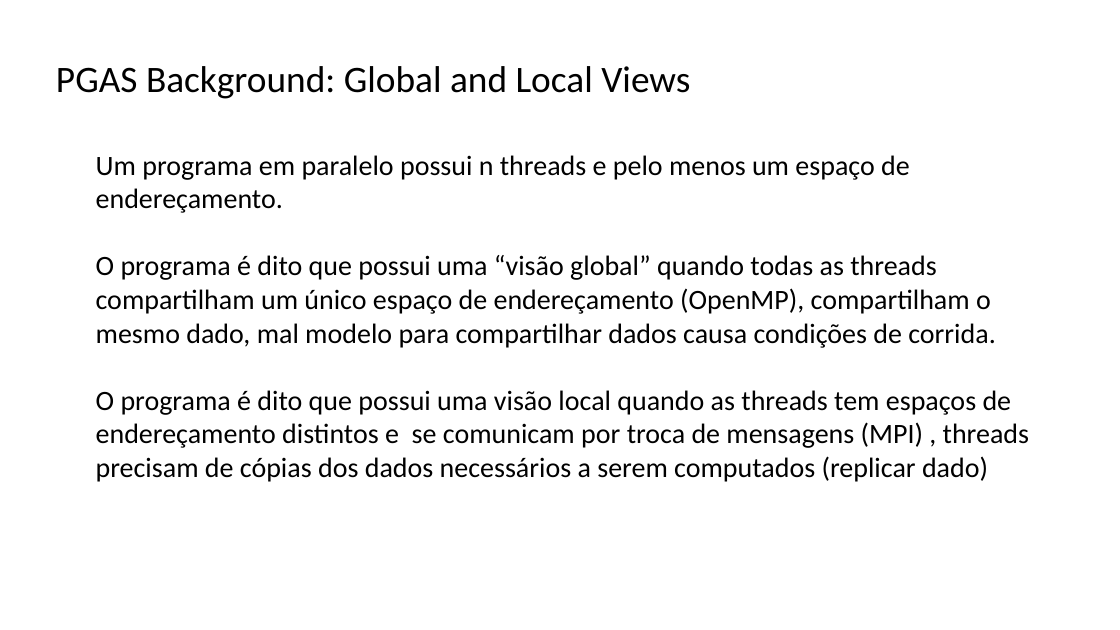
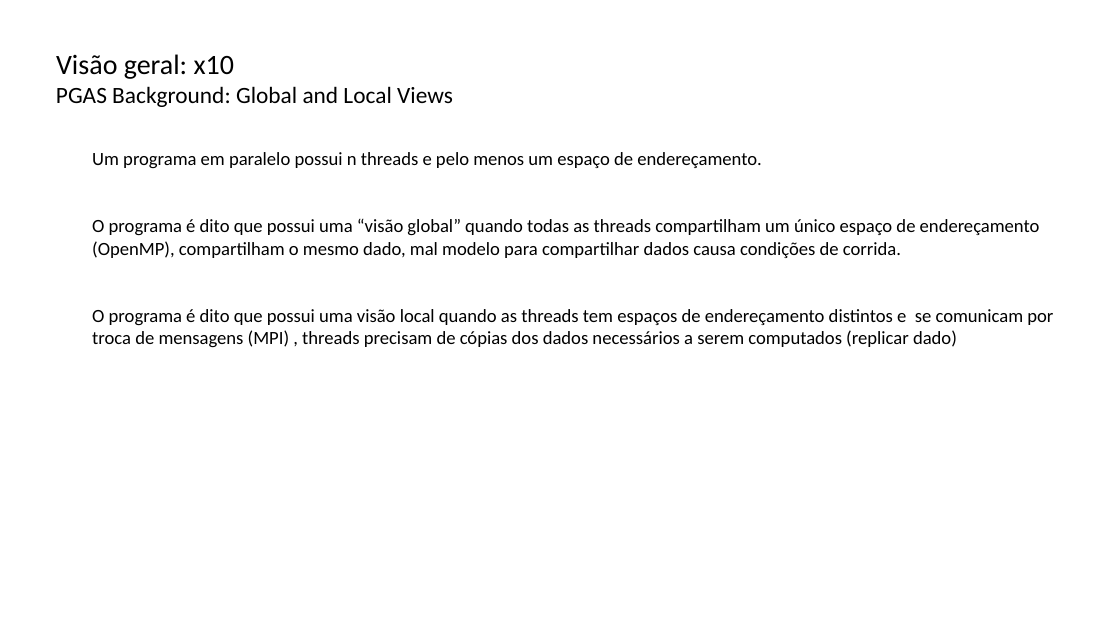
Before and after one commit to lquatrin/inf2591, a slide deck: slide 3 of x10.pptx. Drawn at 1120x630 pixels with LibreOffice and Linux fonts; fonts in the diff are those of the drawing. Boxes give left, top, right and bottom in pixels: in the first picture for what was removed or moved away, otherwise in the second. Text is boxed around its words. In the diff, an @@ line names an element or a change of style, - is before the commit and + after.

```diff
--- a/x10.pptx
+++ b/x10.pptx
@@ text at (56,54,234,79): paragraph added @@
+Visão geral: x10
@@ text at (56,86,453,107): size 32 to 20 pt in "PGAS Background: Global and Local Views" @@
@@ text "Um programa em paralelo possui ..." at (92,152,1053,348): size 24 to 16 pt; bullet ● to • @@
```
Also in this commit, not shown: 22 other slides changed, 2 slides added, 2 slides removed.
